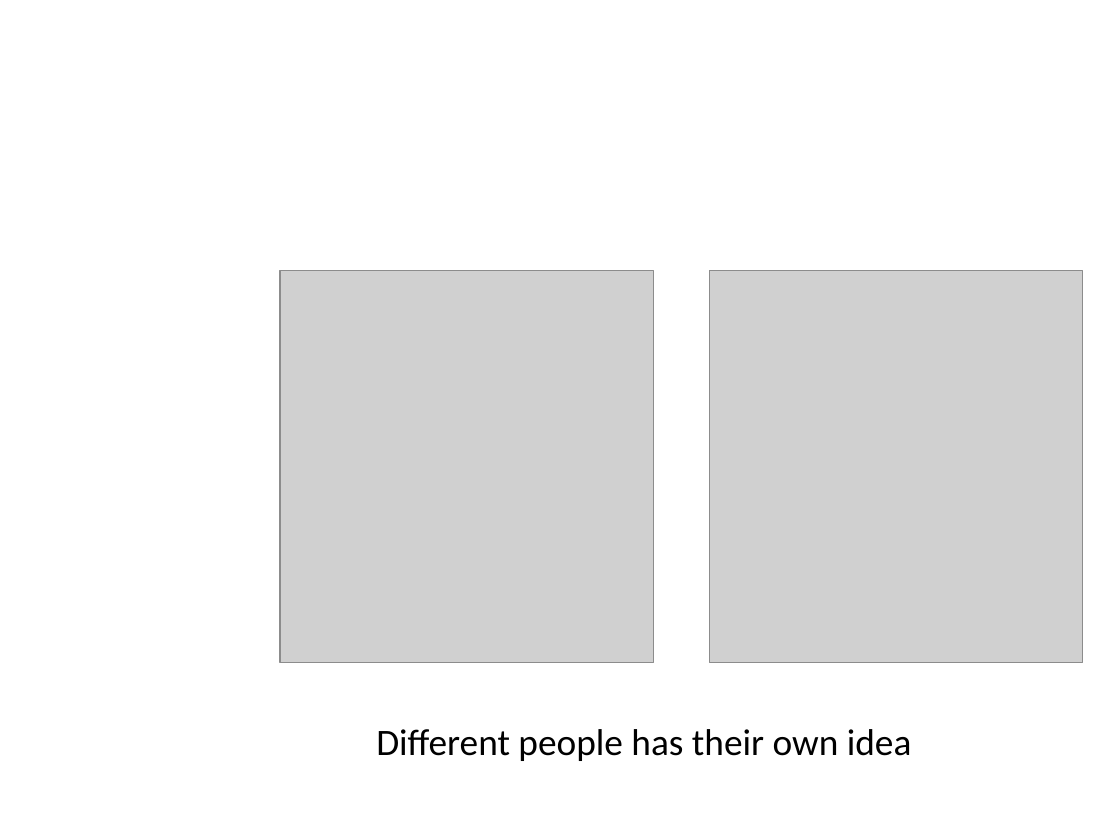
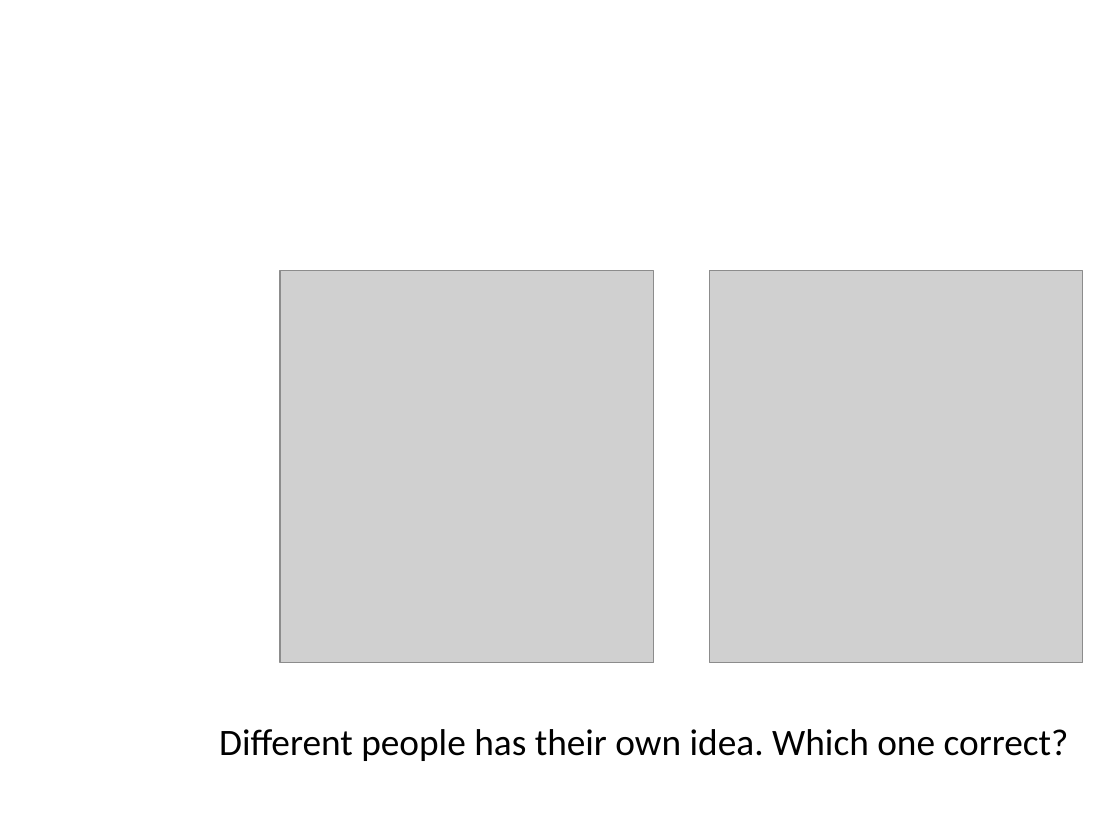
Before and after one commit to FeedMapping/Schema, a slide deck: slide 5 of slide/ppt/Mapping-Ideas.pptx. Drawn at 1120x840 pixels with LibreOffice and Linux fonts; fonts in the diff are those of the drawing; grey boxes stand for pictures; background and template pictures are left out. Boxes give left, top, right and bottom in pixels: in the first picture for what was removed or moved away, otherwise in the second. Text is boxed around its words. In the diff, an @@ line names an element or a change of style, - is before the commit and + after.

```diff
--- a/slide/ppt/Mapping-Ideas.pptx
+++ b/slide/ppt/Mapping-Ideas.pptx
@@ title at (x1=219, y1=729, x2=1069, y2=761): text changed @@
-Different people has their own idea
+Different people has their own idea. Which one correct?
```
Also in this commit, not shown: 2 other slides changed, 7 slides added, 3 slides removed.
